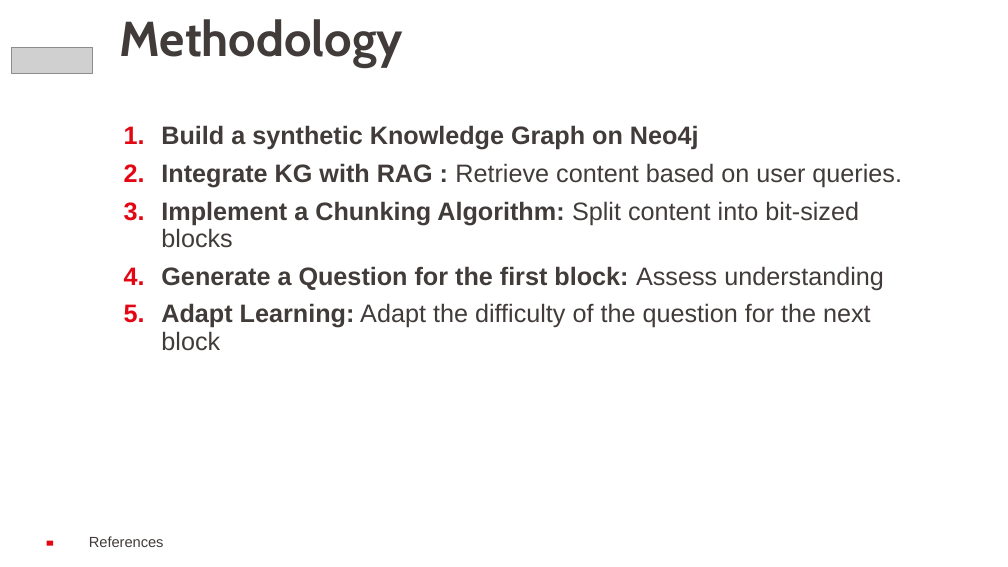
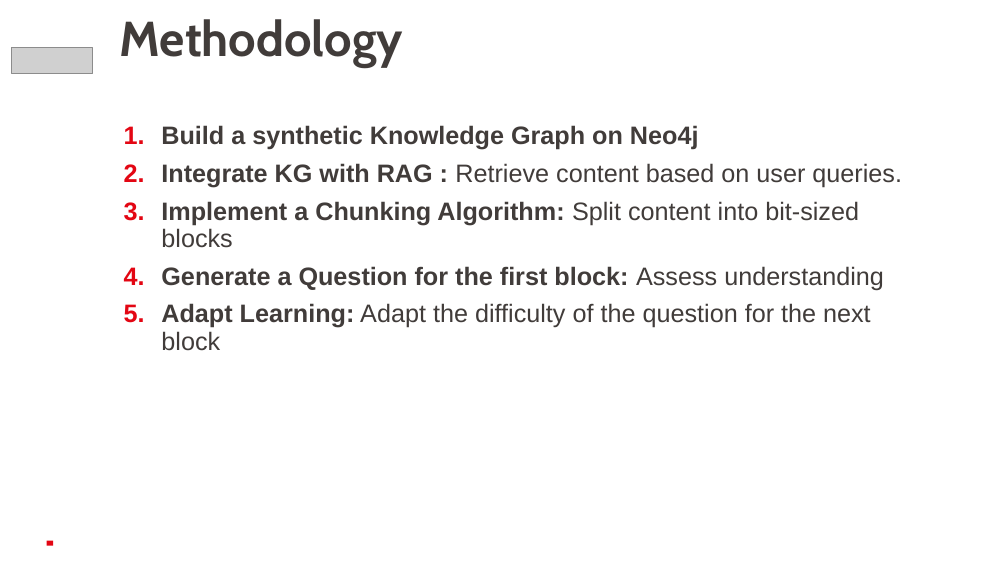
Before and after one commit to schole-ai/content-delivery, a slide deck: slide 5 of proposal_presentation_yannis.pptx. Drawn at 1008x567 pixels with LibreOffice and Linux fonts; fonts in the diff are those of the drawing; grey boxes stand for pictures; background and template pictures are left out. Boxes give left, top, right and bottom in pixels: in the first picture for what was removed or moved away, otherwise in the second. Text is boxed around its words. In the diff, an @@ line names an element or a change of style, - is before the commit and + after.

```diff
--- a/proposal_presentation_yannis.pptx
+++ b/proposal_presentation_yannis.pptx
@@ text removed at (89, 536, 164, 547) @@
-References
```
Also in this commit, not shown: 4 other slides changed, 8 other files.
